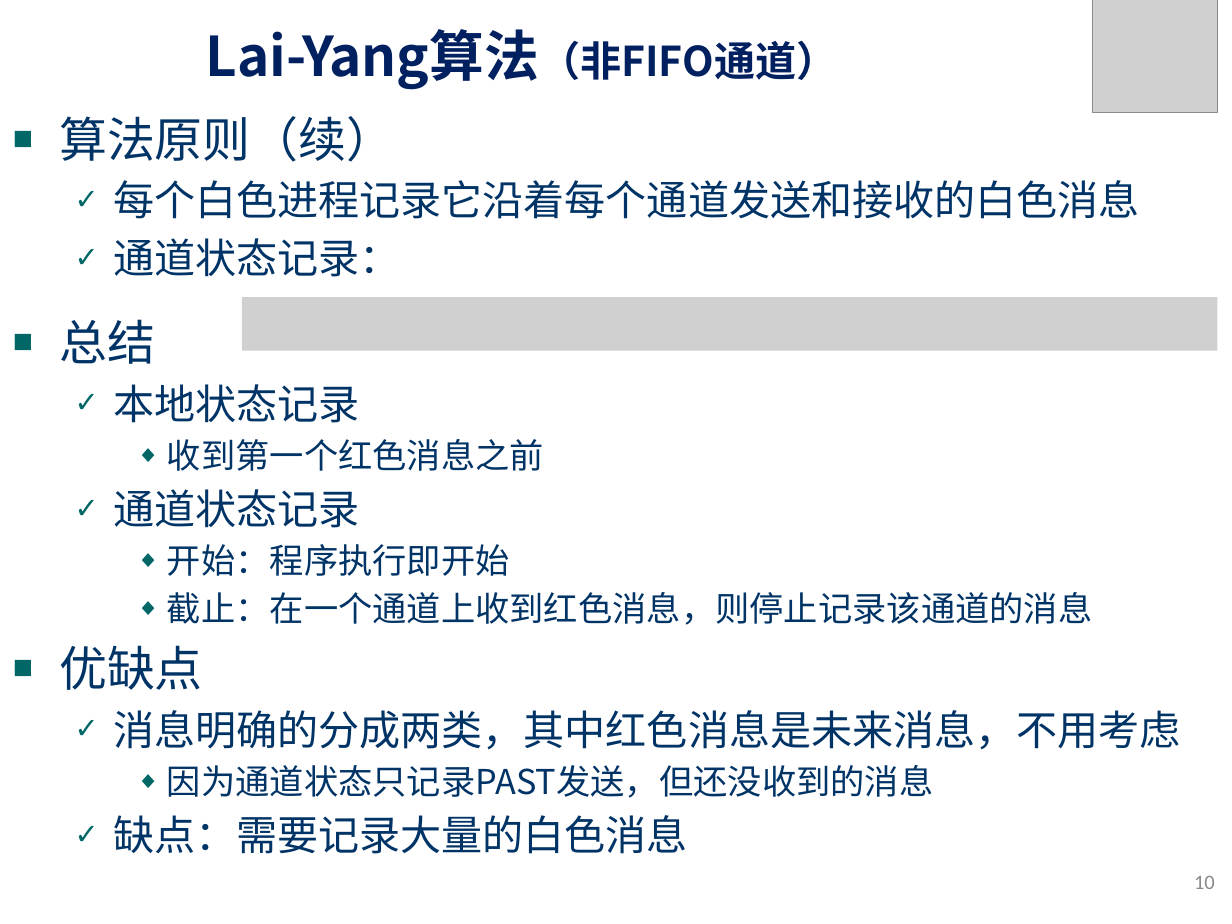
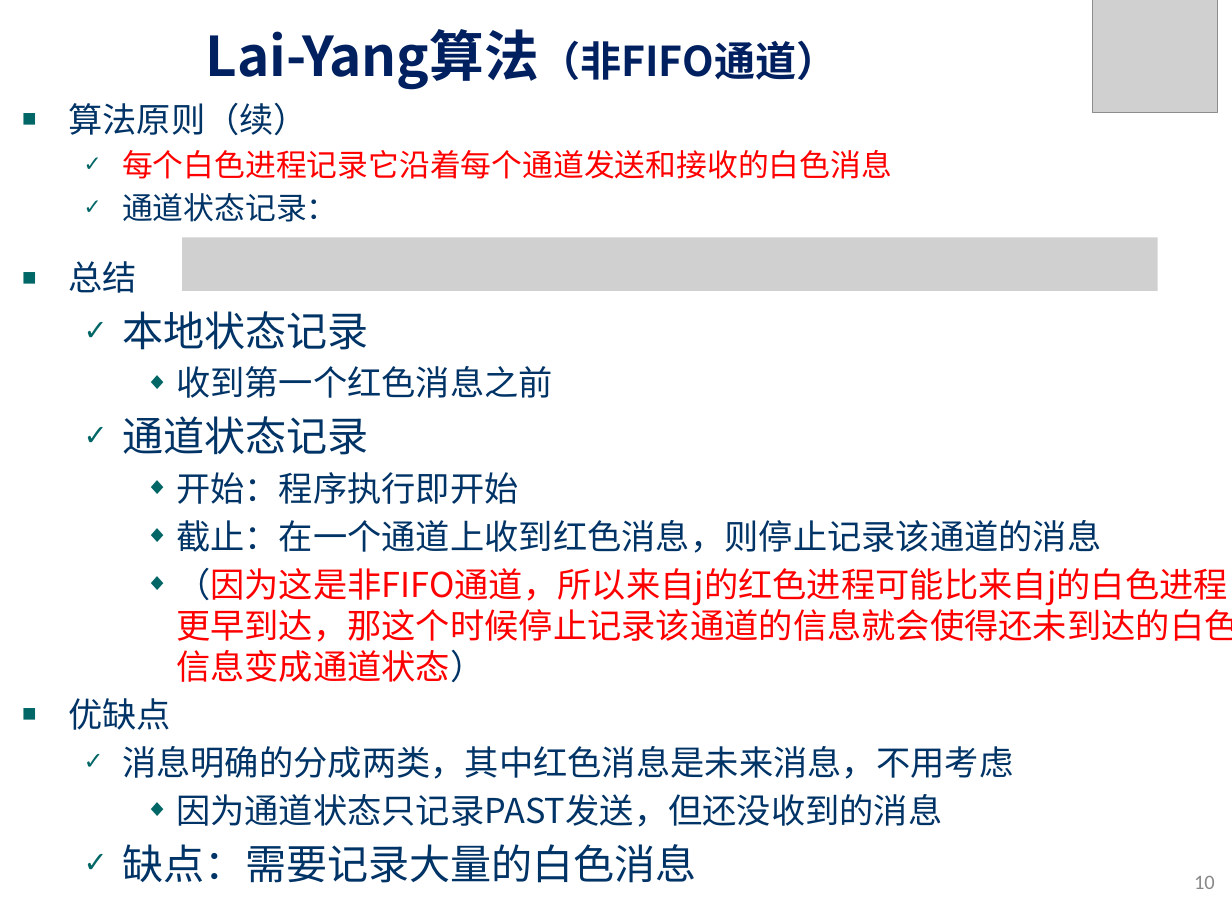
Before and after one commit to zhengxq27/Junoir_study_last, a slide deck: slide 10 of 分布式计算/课件/04. 全局快照算法.pptx. Drawn at 1232x924 pixels with LibreOffice and Linux fonts; fonts in the diff are those of the drawing; grey boxes stand for pictures; background and template pictures are left out. Boxes give left, top, right and bottom in pixels: in the first picture for what was removed or moved away, otherwise in the second. Text is boxed around its words. In the diff, an @@ line names an element or a change of style, - is before the commit and + after.

```diff
--- a/分布式计算/课件/04. 全局快照算法.pptx
+++ b/分布式计算/课件/04. 全局快照算法.pptx
@@ text "算法原则（续）": place and size @@
-text "算法原则（续）" at (59, 116, 1181, 854)
+text "算法原则（续）" at (68, 103, 1232, 883)
@@ text at (68, 103, 1013, 779): size 28 to 20 pt in "算法原则（续）", "总结", "优缺点"; size 24 to 18 pt in "每个白色进程记录它沿着每个通道发送和接收的白色消息", "通道状态记录："; text colour #003366 to #FF0000 in "每个白色进程记录它沿着每个通道发送和接收的白色消息"; size 24 to 20 pt in "消息明确的分成两类，其中红色消息是未来消息，不用考虑"; less space between paragraphs @@
@@ picture: place and size @@
-picture at (241, 297, 1217, 350)
+picture at (182, 238, 1158, 291)
@@ text at (176, 568, 1232, 682): paragraph added @@
+    ◆ （因为这是非FIFO通道，所以来自j的红色进程可能比来自j的白色进程更早到达，那这个时候停止记录该通道的信息就会使得还未到达的白色信息变成通道状态）
```
Also in this commit, not shown: 3 other slides changed, 13 other files.
